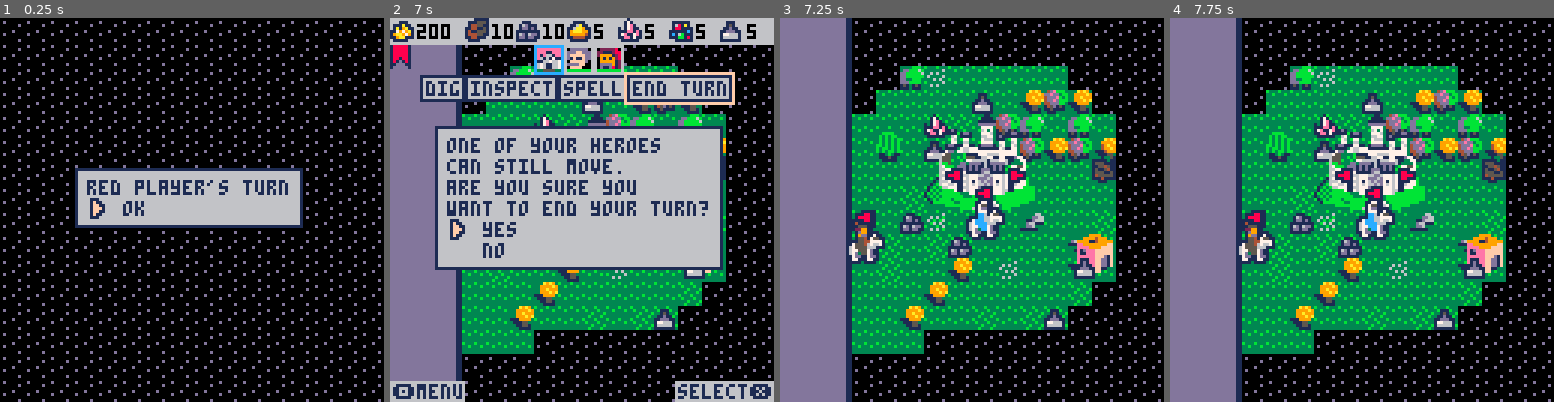
Above: before the commit, frames 1-4 (left to right).
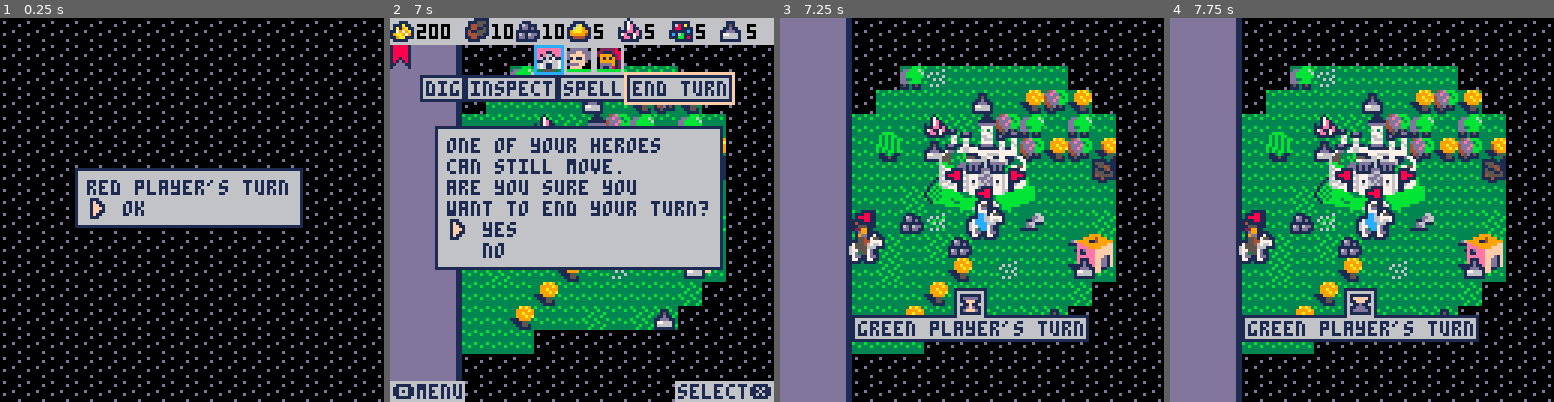
Above: after the commit, the same moments.

Repository: pvan/pico8
Game: PICO-8 cartridge heroes.p8
Same seed, same stepped clock (60 frames per second), same inputs: the game is played once before the commit and once after it.
Inputs:
- Up to frame 1 (0.25 s): no input
- Up to frame 2 (7 s): tap O (Z key) at 0.33, 0.7, 1.43, 2.22, 3.1, 3.98, 4.87, 5.75, 6.63 s; tap X (X key) at 1.07, 2.07, 2.4, 2.73, 3.07, 3.4, 3.73, 4.07, 4.4, 4.73, 5.07, 5.4, 5.73, 6.07, 6.4, 6.73 s; hold Left 1.97-2.37 s; hold Down 2.42-2.82 s; hold Right 2.87-3.53 s; hold Up 3.58-4.08 s; hold Right 4.13-4.53 s; hold Down 4.58-5.08 s; hold Left 5.13-5.8 s; hold Up 5.85-6.18 s; hold Left 6.23-6.63 s; hold Down from 6.68 s (still down)
- Up to frame 3 (7.25 s): tap X (X key) at 7.07 s; release Down at 7.08 s; hold Right from 7.13 s (still down)
- Up to frame 4 (7.75 s): keep holding Right; tap X (X key) at 7.4, 7.73 s; tap O (Z key) at 7.52 s

Frames 1-2 are identical in both runs. In frame 3, 4.8% of the frame differs, in the area x 18-81%, y 70-85%; in frame 4, 4.8%.

Commit message:
heroes: add wait message when ai's turn

Diff:
--- a/heroes.p8
+++ b/heroes.p8
@@ -587,7 +587,7 @@
    if target==nil then
     local min_dist=0x7fff
 --    visible={}
-    winner=nil
+    local chosen=nil
     do_grid(tilesw,function(p)
      if not g(cp.fog,p) then
       --only use spots adjacent to fog
@@ -598,7 +598,7 @@
        if g(cp.fog,point) then
         if thisdist<min_dist then
          min_dist=thisdist
-         winner=p
+         chosen=p
 --         add(visible,p)
          break --only bother with first adjacent fog square
         end
@@ -606,7 +606,7 @@
       end
      end
     end)
-    target=winner
+    target=chosen
 --    target=visible[
 --     rnd_bw(1,#visible)]
    end
@@ -916,7 +916,21 @@
 
 
 	 --the rest is for player's only?
-	 if (cp.ai) return
+	 if cp.ai then
+
+	  camera()
+
+	  text_box(
+	   colorstrings[cp.color]..
+    " player's turn",
+    65,100,true)
+
+   rectfill2(58,90,11,9,1)
+   rectfill2(59,91,9,9,6)
+   spr(248+flash(6,5),60,92)
+
+	  return
+	 end
 
 
 	 if not hud_menu_open then
@@ -3469,8 +3483,14 @@
 	end
 end
 
-function text_box(text,x,y)
+--x,y is top left
+--unless center is passed in
+--then passed-in x is center
+function text_box(text,x,y,center)
  local w=#text*4+3
+ if center!=nil then
+  x-=w/2
+ end
  --token: draw_window
  rect2(x-1,y-1,w,9,1)
  rectfill2(x,y,w-2,7,6)
Not shown, changed: 22 lines of the sprite sheet (__gfx__) section of heroes.p8
